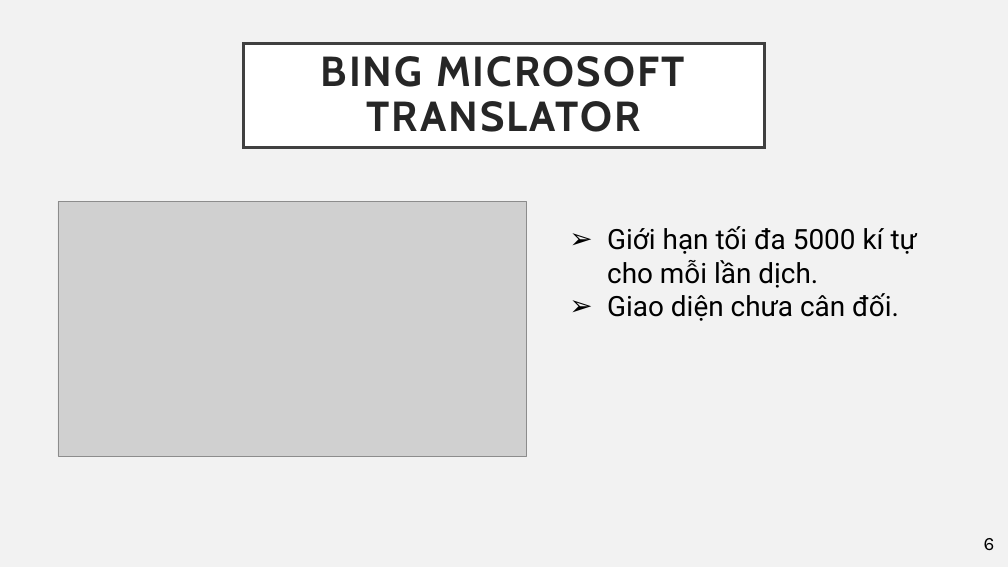
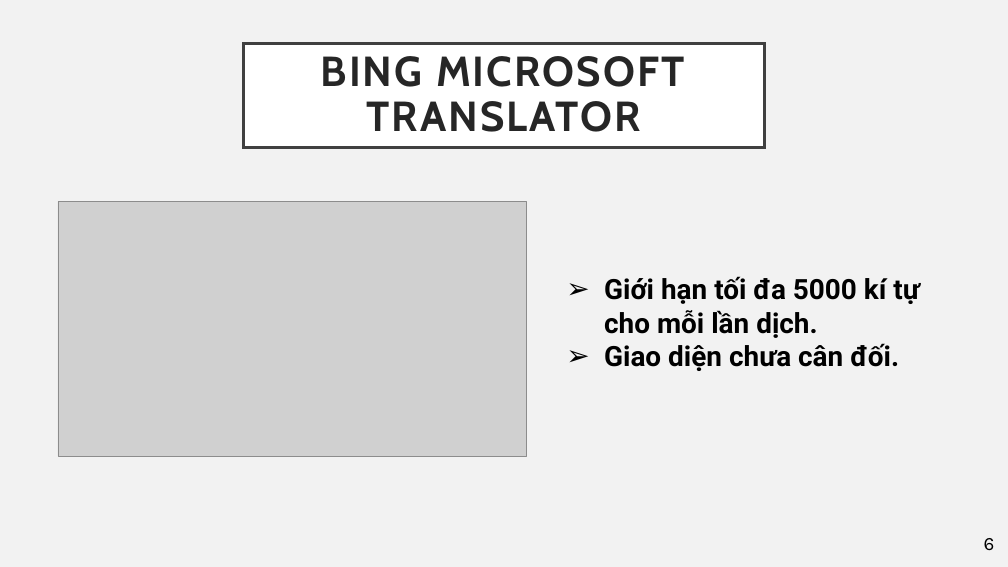
Before and after one commit to nmtri1912/kltn, a slide deck: slide 6 of Tài liệu/Presentation.pptx. Drawn at 1008x567 pixels with LibreOffice and Linux fonts; fonts in the diff are those of the drawing; grey boxes stand for pictures. Boxes give left, top, right and bottom in pixels: in the first picture for what was removed or moved away, otherwise in the second. Text is boxed around its words. In the diff, an @@ line names an element or a change of style, - is before the commit and + after.

```diff
--- a/Tài liệu/Presentation.pptx
+++ b/Tài liệu/Presentation.pptx
@@ text "Giới hạn tối đa 5000 ...": place and size @@
-text "Giới hạn tối đa 5000 ..." at <box>607,226,917,321</box>
+text "Giới hạn tối đa 5000 ..." at <box>604,276,919,371</box>
@@ text "Giới hạn tối đa 5000 ..." at <box>604,276,919,371</box>: bold on; vertical alignment top to middle @@
```
Also in this commit, not shown: 8 other slides changed, 4 slides added, 2 slides removed.
